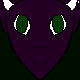
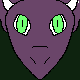
Layer changes from the first (80, 80) image to the second:
painted on "BodyBase" over (0, 0, 80, 33)
painted on "HeadBase" over (5, 0, 75, 80)
painted on "Iris" over (16, 13, 64, 36)
painted on "Background" over (0, 0, 80, 80)
